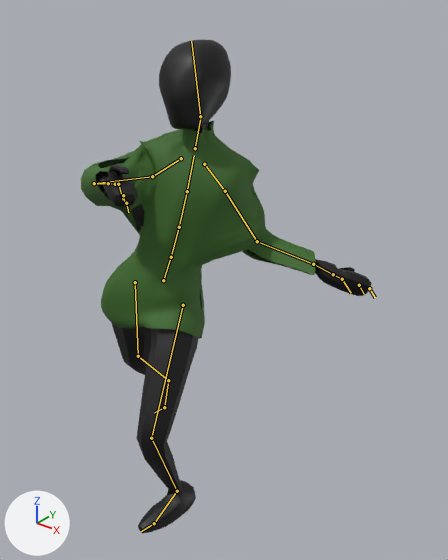
An edit to the FBX model Assets/Modelados/Desvariado animaciones.fbx, drawn before and after from the same camera.
Camera for both pictures: a camera (50 mm lens) standing at (2.36, -2.56, 3.14) and looking at (0.32, -0.02, 1.57). Every picture has the same lights, and +X, +Y and +Z are marked at lower left. The picture after the commit comes second. Both versions are drawn at frame 12 of the action 'Golpe patada 2'; the numbers are the values there. The bones that change, and the others that lie on the model, are drawn over the model as lines.

The first picture shows 'Plano', 'Plano.001'.
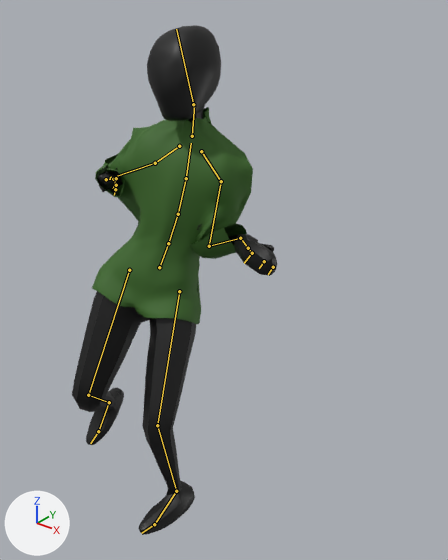
What differs and where, as boxes (x1, y1, x2, y2) in the pictures (448 x 560 px):
'Plano.001', posed (31% narrower)
    before: (81, 121, 315, 339)
    after: (92, 107, 253, 324)
'Plano', posed (26% narrower)
    before: (96, 40, 372, 533)
    after: (72, 25, 277, 534)
bone 'mixamorig:Hips', root to tip
    before: (163, 280) to (171, 255)
    after: (159, 267) to (169, 241)
bone 'mixamorig:Spine', root to tip
    before: (171, 257) to (179, 227)
    after: (168, 243) to (178, 214)
bone 'mixamorig:Spine1', root to tip
    before: (179, 227) to (187, 191)
    after: (178, 214) to (186, 178)
bone 'mixamorig:Spine2', root to tip
    before: (187, 191) to (194, 155)
    after: (186, 178) to (191, 143)
bone 'mixamorig:Neck', root to tip
    before: (195, 148) to (201, 116)
    after: (192, 136) to (194, 104)
bone 'mixamorig:Head', root to tip
    before: (200, 116) to (191, 41)
    after: (193, 104) to (176, 29)
bone 'mixamorig:LeftShoulder', root to tip
    before: (204, 164) to (225, 191)
    after: (201, 151) to (221, 181)
bone 'mixamorig:LeftArm', root to tip
    before: (225, 191) to (257, 241)
    after: (221, 181) to (209, 246)
bone 'mixamorig:LeftForeArm', root to tip
    before: (257, 241) to (313, 264)
    after: (209, 246) to (240, 238)
bone 'mixamorig:LeftHand', root to tip
    before: (313, 264) to (333, 274)
    after: (240, 238) to (248, 248)
bone 'mixamorig:RightShoulder', root to tip
    before: (181, 158) to (152, 176)
    after: (179, 146) to (155, 163)
bone 'mixamorig:RightArm', root to tip
    before: (152, 176) to (94, 183)
    after: (155, 163) to (111, 178)
bone 'mixamorig:RightForeArm', root to tip
    before: (94, 183) to (108, 183)
    after: (111, 178) to (106, 179)
bone 'mixamorig:RightHand', root to tip
    before: (108, 183) to (115, 184)
    after: (106, 179) to (113, 179)
bone 'mixamorig:LeftUpLeg', root to tip
    before: (183, 305) to (151, 438)
    after: (179, 291) to (157, 425)
bone 'mixamorig:LeftLeg', root to tip
    before: (151, 438) to (177, 491)
    after: (157, 425) to (176, 491)
bone 'mixamorig:LeftFoot', root to tip
    before: (177, 491) to (154, 523)
    after: (176, 491) to (154, 524)
bone 'mixamorig:RightUpLeg', root to tip
    before: (135, 282) to (138, 356)
    after: (129, 270) to (88, 395)
bone 'mixamorig:RightLeg', root to tip
    before: (138, 356) to (168, 380)
    after: (88, 395) to (109, 402)
bone 'mixamorig:RightFoot', root to tip
    before: (168, 380) to (164, 407)
    after: (109, 402) to (98, 431)
bone 'mixamorig:RightToeBase', root to tip
    before: (164, 407) to (154, 412)
    after: (98, 431) to (90, 443)

The change in detail:
Bone 'mixamorig:Hips' (bone_mixamorig_hips) moves from (0.033, -0.236, 0.286) to (-0.002, -0.163, 0.278).
Bone 'mixamorig:Hips' (bone_mixamorig_hips) turns from (-11, 18, -19) to (-15, 24, -22) degrees about its own x, y and z.
Bone 'mixamorig:Spine' (bone_mixamorig_spine) turns from (0, 3, 4) to (2, -1, 2) degrees about its own x, y and z.
Bone 'mixamorig:Spine1' (bone_mixamorig_spine1) turns from (0, 6, 2) to (4, -2, 4) degrees about its own x, y and z.
Bone 'mixamorig:Spine2' (bone_mixamorig_spine2) turns from (0, 6, 2) to (4, -2, 4) degrees about its own x, y and z.
Bone 'mixamorig:Neck' (bone_mixamorig_neck) turns from (5, -4, 0) to (8, -2, 1) degrees about its own x, y and z.
Bone 'mixamorig:Head' (bone_mixamorig_head) turns from (-7, -25, 21) to (-7, -15, 22) degrees about its own x, y and z.
Bone 'mixamorig:LeftShoulder' (bone_mixamorig_leftshoulder) turns from (-7, -1, -1) to (-5, 9, 5) degrees about its own x, y and z.
Bone 'mixamorig:LeftArm' (bone_mixamorig_leftarm) turns from (-28, -56, 22) to (29, -51, -1) degrees about its own x, y and z.
Bone 'mixamorig:LeftForeArm' (bone_mixamorig_leftforearm) turns from (9, -10, 48) to (-4, -12, 109) degrees about its own x, y and z.
Bone 'mixamorig:LeftHand' (bone_mixamorig_lefthand) turns from (-41, -11, 18) to (-42, 24, 22) degrees about its own x, y and z.
Bone 'mixamorig:RightShoulder' (bone_mixamorig_rightshoulder) turns from (-5, -2, -1) to (-3, 1, 2) degrees about its own x, y and z.
Bone 'mixamorig:RightArm' (bone_mixamorig_rightarm) turns from (-43, -23, -43) to (-34, 10, 1) degrees about its own x, y and z.
Bone 'mixamorig:RightForeArm' (bone_mixamorig_rightforearm) turns from (5, 12, -69) to (-8, 10, -128) degrees about its own x, y and z.
Bone 'mixamorig:RightHand' (bone_mixamorig_righthand) turns from (-23, -154, 3) to (-116, -72, -53) degrees about its own x, y and z.
Bone 'mixamorig:LeftUpLeg' (bone_mixamorig_leftupleg) turns from (36, 1, 16) to (31, 4, 19) degrees about its own x, y and z.
Bone 'mixamorig:LeftLeg' (bone_mixamorig_leftleg) turns from (-62, 0, 5) to (-51, 0, 5) degrees about its own x, y and z.
Bone 'mixamorig:LeftFoot' (bone_mixamorig_leftfoot) turns from (18, 20, -21) to (11, 19, -25) degrees about its own x, y and z.
Bone 'mixamorig:RightUpLeg' (bone_mixamorig_rightupleg) turns from (-27, 17, -2) to (22, -1, 8) degrees about its own x, y and z.
Bone 'mixamorig:RightLeg' (bone_mixamorig_rightleg) turns from (-20, 0, -5) to (-73, 0, -5) degrees about its own x, y and z.
Bone 'mixamorig:RightFoot' (bone_mixamorig_rightfoot) turns from (-7, 18, 19) to (3, 19, 2) degrees about its own x, y and z.
Bone 'mixamorig:RightToeBase' (bone_mixamorig_righttoebase) turns from (45, -1, -5) to (10, 0, -1) degrees about its own x, y and z.
